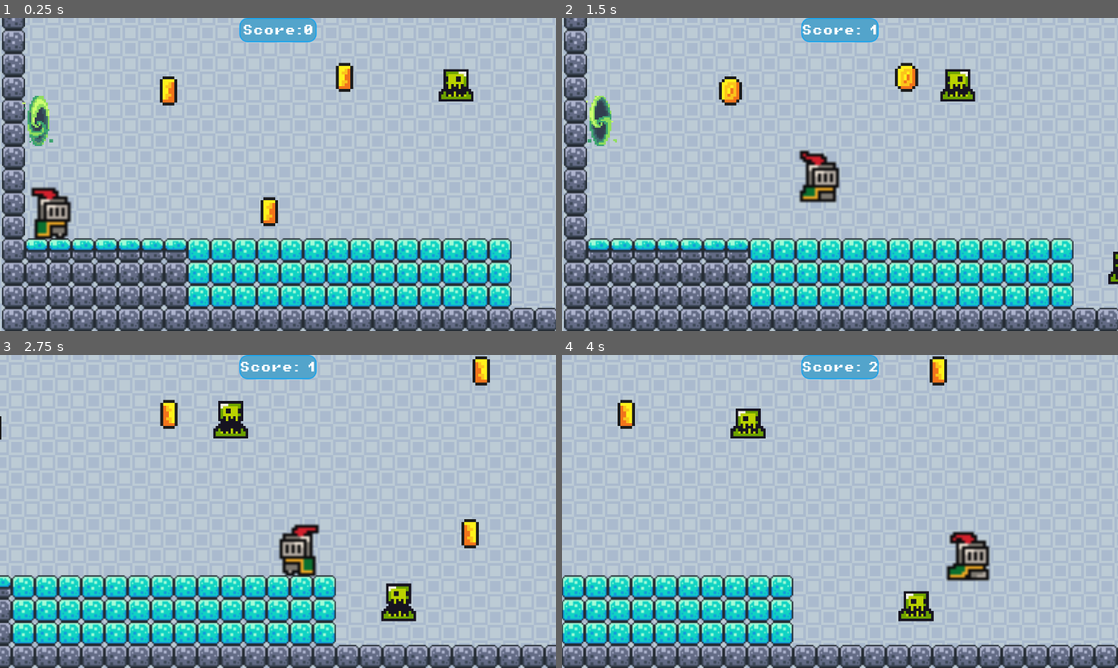
Above: before the commit, frames 1-4 (two rows, left to right).
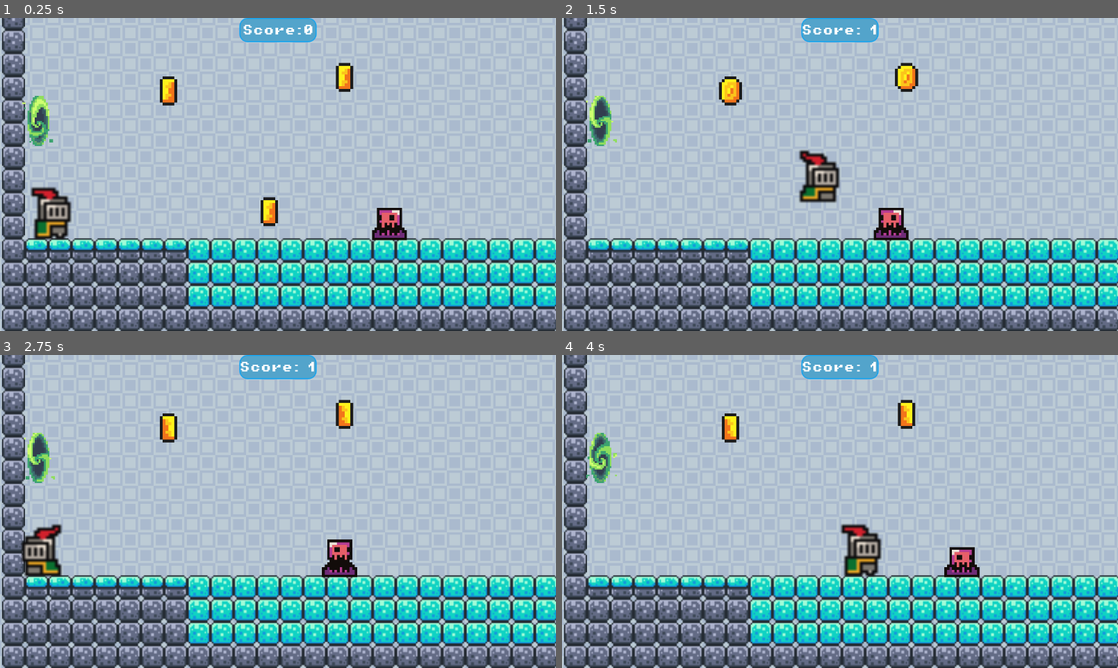
Above: after the commit, the same moments.

Repository: insertnewusername/untitledplatformergame
Game: Godot game, scene res://sprites&scenes/level2.tscn
Same seed, same stepped clock (60 frames per second), same inputs: the game is played once before the commit and once after it. This scene is started directly instead of the project's main scene.
Inputs (mouse positions are in pixels of both pictures, inside the frame that each line leads up to):
- Up to frame 1 (0.25 s): no input
- Up to frame 2 (1.5 s): tap Enter at 0.5 s; move the mouse to (962, 158) at 0.52 s; hold D (right) from 0.53 s (still down); tap Alt at 0.6 s; click (962, 158) at 0.67 s; tap W (jump) at 0.77 s; move the mouse to (728, 190) at 1.27 s; tap Shift at 1.35 s
- Up to frame 3 (2.75 s): tap W (jump) at 1.52 s; move the mouse to (333, 442) at 2.02 s; release D (right) at 2.03 s; hold Left (left) from 2.03 s (still down); tap Alt at 2.1 s
- Up to frame 4 (4 s): move the mouse to (812, 574) at 2.77 s; release Left (left) at 2.78 s; hold D (right) from 2.78 s (still down); tap Shift at 2.85 s; click (812, 574) at 2.92 s; tap W (jump) at 3.02, 3.77 s; move the mouse to (1006, 558) at 3.52 s; tap Alt at 3.6 s

The runs differ from the first frame. In frame 1, 2.8% of the frame differs, in the area x 66-100%, y 16-93%; in frame 2, 2.8%; in frame 3, 31%, in the area x 0-100%, y 0-100%; in frame 4, 31%.

Commit message:
added more tiles, add purple blob to level2

Diff:
--- a/sprites&scenes/level2.tscn
+++ b/sprites&scenes/level2.tscn
@@ -7,7 +7,7 @@
 [ext_resource type="PackedScene" uid="uid://cua0740hidqcj" path="res://sprites&scenes/flag.tscn" id="5_kuaol"]
 [ext_resource type="Script" uid="uid://b0bm8cevrxpyg" path="res://scripts/area_2d.gd" id="6_3q7uf"]
 [ext_resource type="Script" uid="uid://kxa75gmwnfdb" path="res://scripts/collision_shape_2d.gd" id="7_uart6"]
-[ext_resource type="PackedScene" uid="uid://c221wafkn2h3q" path="res://sprites&scenes/blob.tscn" id="8_jog3v"]
+[ext_resource type="PackedScene" uid="uid://cum0gwvds2evr" path="res://sprites&scenes/blob2.tscn" id="8_fcrpu"]
 [ext_resource type="PackedScene" uid="uid://cgavwt46vt4pu" path="res://sprites&scenes/Portal.tscn" id="9_lpnvu"]
 [ext_resource type="PackedScene" uid="uid://cu5od85b24g7x" path="res://sprites&scenes/coin.tscn" id="10_acc1h"]
 [ext_resource type="PackedScene" uid="uid://diygwv781k3tm" path="res://sprites&scenes/player.tscn" id="11_3lj53"]
@@ -207,7 +207,7 @@
 size = Vector2(826, 82)
 
 [sub_resource type="RectangleShape2D" id="RectangleShape2D_kek77"]
-size = Vector2(666.5, 176)
+size = Vector2(808.5, 176)
 
 [sub_resource type="StyleBoxFlat" id="StyleBoxFlat_kek77"]
 bg_color = Color(0.3250287, 0.6427367, 0.7952823, 1)
@@ -246,7 +246,7 @@
 [node name="TileMapLayer" type="TileMapLayer" parent="LevelRoot" unique_id=893943693]
 position = Vector2(1086, 438)
 scale = Vector2(3, 3)
-tile_map_data = PackedByteArray("AAD1/wYAAgAGAAEAAAD2/wYAAgA …(3184 unchanged characters)… GAAIAAAACAAUAAgAGAAIAAAADAAUAAgAGAAIAAAA=")
+tile_map_data = PackedByteArray("AAD1/wYAAgAGAAEAAAD2/wYAAgA …(3184 unchanged characters)… GAAIAAAACAAUAAgAGAAIAAAADAAUAAgAGAAIAAAAEAAMAAgAGAAIAAAAEAAQAAgAGAAIAAAAEAAUAAgAGAAIAAAAFAAUAAgAGAAIAAAAFAAQAAgAGAAIAAAAFAAMAAgAGAAIAAAAGAAMAAgAGAAIAAAAGAAQAAgAGAAIAAAAGAAUAAgAGAAIAAAA=")
 tile_set = SubResource("TileSet_5vw27")
 
 [node name="Flag" parent="LevelRoot" unique_id=47542725 instance=ExtResource("5_kuaol")]
@@ -262,13 +262,9 @@
 
 [node name="Enemies" type="Node2D" parent="LevelRoot" unique_id=1052197729]
 
-[node name="Blob" parent="LevelRoot/Enemies" unique_id=1854355813 instance=ExtResource("8_jog3v")]
-position = Vector2(1536.0001, 615)
+[node name="Blob3" parent="LevelRoot/Enemies" unique_id=1847572313 instance=ExtResource("8_fcrpu")]
+position = Vector2(1050, 524.00006)
 scale = Vector2(5.168969, 5.168969)
-
-[node name="Blob2" parent="LevelRoot/Enemies" unique_id=1847572313 instance=ExtResource("8_jog3v")]
-position = Vector2(1188, 237)
-scale = Vector2(5.169, 5.169)
 
 [node name="Portal" parent="LevelRoot" unique_id=107350712 instance=ExtResource("9_lpnvu")]
 position = Vector2(2170, 524)
@@ -304,7 +300,7 @@
 [node name="Area2D3" type="Area2D" parent="LevelRoot" unique_id=298166347]
 
 [node name="CollisionShape2D" type="CollisionShape2D" parent="LevelRoot/Area2D3" unique_id=1877955925]
-position = Vector2(946.75, 636)
+position = Vector2(1017.75, 636)
 shape = SubResource("RectangleShape2D_kek77")
 
 [node name="Portal" parent="." unique_id=166896413 instance=ExtResource("9_lpnvu")]
